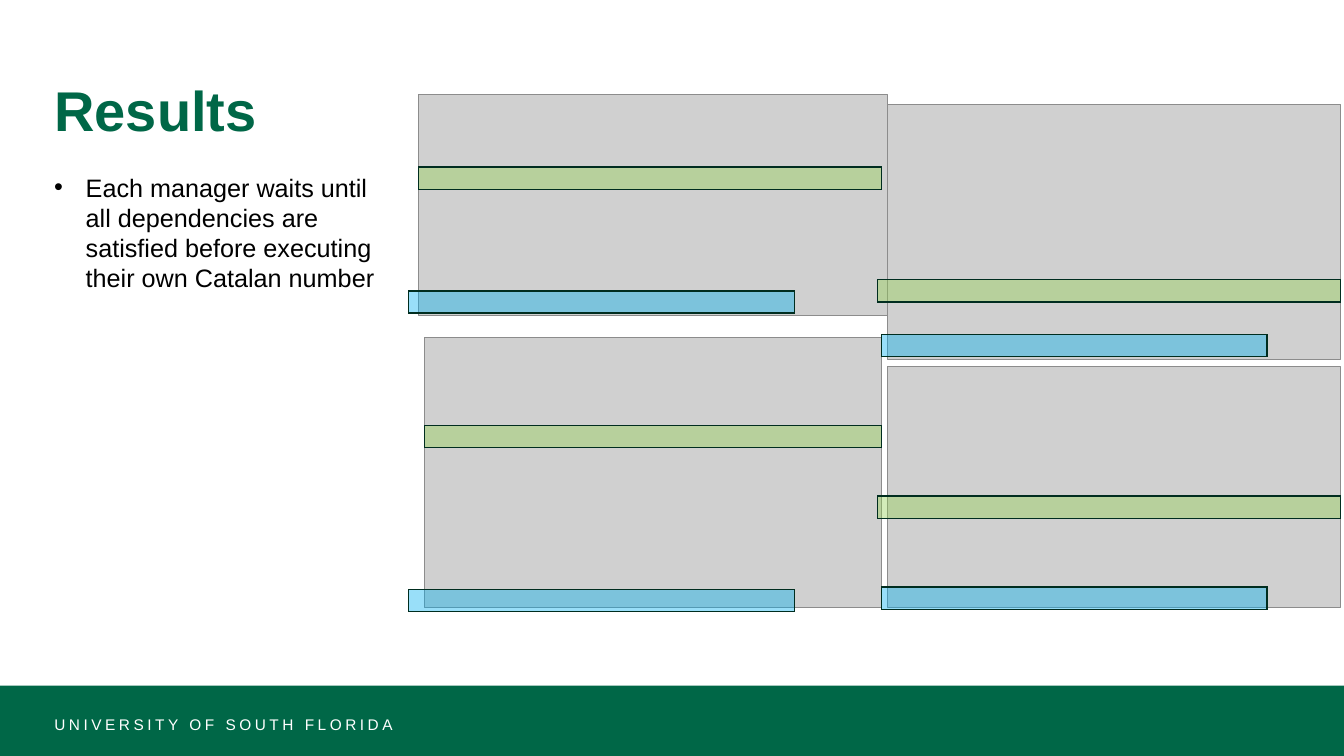
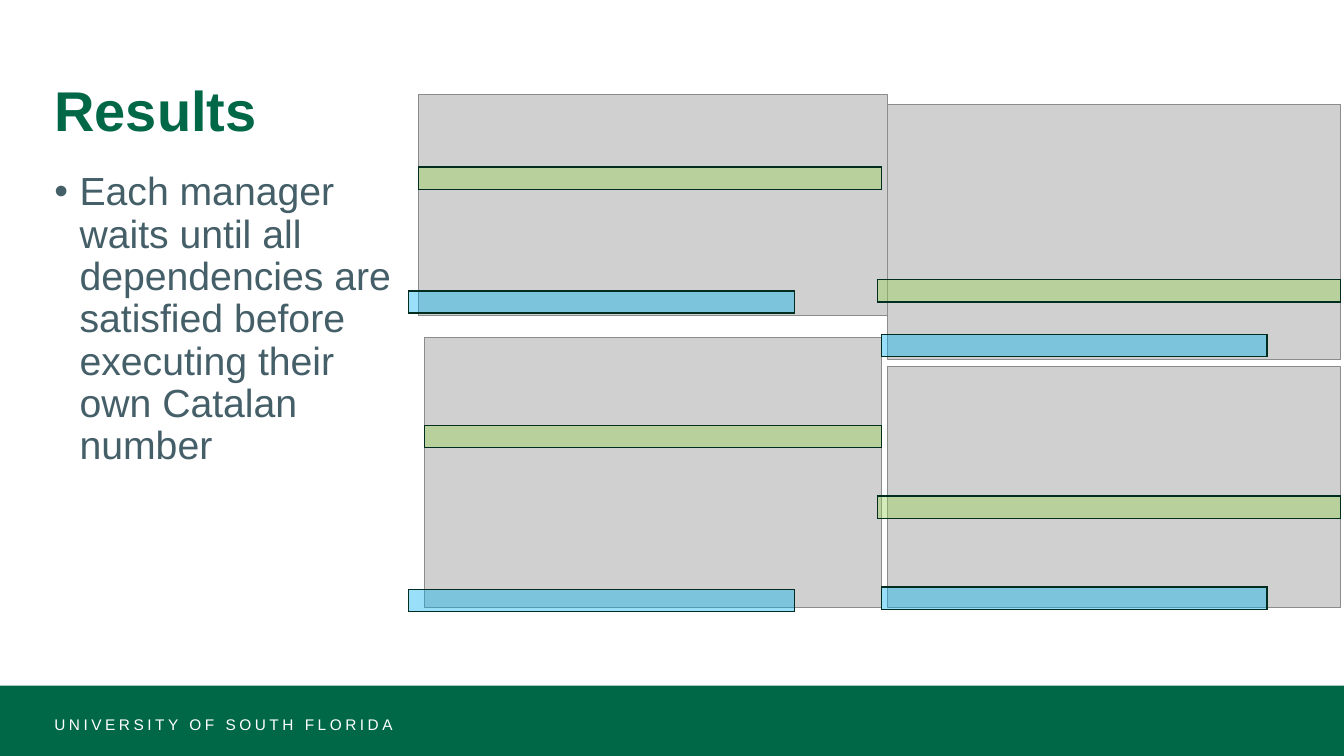
Before and after one commit to KS-AO-HUB/OS-Group-Project, a slide deck: slide 8 of catalan.pptx. Drawn at 1344x756 pixels with LibreOffice and Linux fonts; fonts in the diff are those of the drawing; grey boxes stand for pictures. Boxes give left, top, right and bottom in pixels: in the first picture for what was removed or moved away, otherwise in the second. Text is boxed around its words. In the diff, an @@ line names an element or a change of style, - is before the commit and + after.

```diff
--- a/catalan.pptx
+++ b/catalan.pptx
@@ text "Each manager waits until all ..." at (80, 176, 391, 460): size 18 to 28 pt, text colour #000000 to #455F69; indent changed; line spacing 1 to 0.9; more space between paragraphs @@
```
Also in this commit, not shown: 2 other slides changed, 3 other files.
